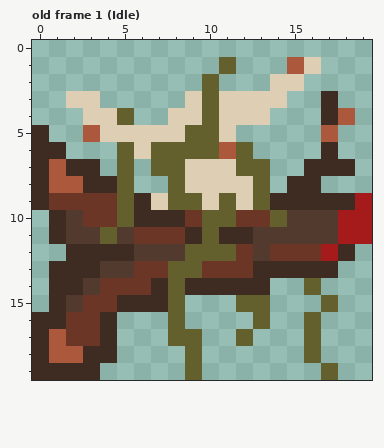
Pixel-art file -- Content/AsepriteFiles/Pistol.aseprite. This is how it looked before the edit.
20x20 pixels, 11 frames. Shown: old frame 1 (Idle). The commit also changed other frames, which this record leaves out.
The result:
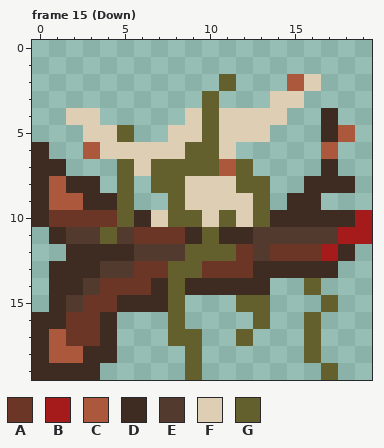
Palette (. is transparent): A #6b3626  B #a51a1a  C #ac583d  D #3e2b22  E #523a2e  F #deceb4  G #63602e
A new or re-ordered frame is compared with the old frame closest to it.
From old to new:
frames 11 -> 20
Frame 15 (Down) is new; against old frame 1 (Idle):
Colour A replaces colour D in row 10 at x 1.
Colour A replaces colour E in row 10 at x 2.
Colour C is added in row 5 at x 18; in row 6 at x 3.
Colour C replaces colour A in row 9 at x 1 to 2.
Colour C replaces colour D in row 6 at x 17.
Colour C replaces colour F in row 2 at x 15; in row 7 at x 11.
Colour D is added in row 8 at x 17 to 18; in row 10 at x 0.
Colour D replaces colour A in row 9 at x 3 to 4.
Colour D replaces colour B in row 10 at x 18.
Colour D replaces colour C in row 5 at x 17; in row 7 at x 1; in row 8 at x 2.
Colour D replaces colour E in row 10 at x 15 to 17.
Colour D replaces colour G in row 10 at x 14.
Colour F is added in row 2 at x 16; in row 3 at x 15; in row 4 at x 2 and 14; in row 5 at x 12 to 13; in row 6 at x 4; in row 7 at x 6.
Colour F replaces colour A in row 10 at x 12.
Colour F replaces colour C in row 5 at x 3; in row 6 at x 11.
Colour F replaces colour D in row 10 at x 7.
Colour F replaces colour G in row 5 at x 9; in row 6 at x 5 and 7 to 8; in row 9 at x 9 and 11; in row 10 at x 10.
Colour G is added in row 2 at x 11; in row 8 at x 7.
Colour G replaces colour A in row 10 at x 9 and 13.
Colour G replaces colour D in row 10 at x 8.
Colour G replaces colour F in row 5 at x 5; in row 7 at x 9 to 10; in row 8 at x 12.
Colour B is gone in row 9 at x 19.
Colour C is gone in row 1 at x 15; in row 4 at x 18.
Colour D is gone in row 3 at x 17; in row 5 at x 0; in row 6 at x 1; in row 7 at x 2 to 3, 16 and 18; in row 8 at x 4 and 15; in row 9 at x 6, 14 and 17 to 18.
Colour F is gone in row 1 at x 16; in row 2 at x 14; in row 3 at x 2 to 3, 9 and 11 to 13; in row 4 at x 4 and 8; in row 5 at x 6 to 7; in row 9 at x 7.
Colour G is gone in row 1 at x 11; in row 2 at x 10; in row 4 at x 5; in row 6 at x 12; in row 7 at x 13.
Pixel boxes of the changes (left, top, right, bottom) in both pictures:
changed: (32, 57, 372, 227)
